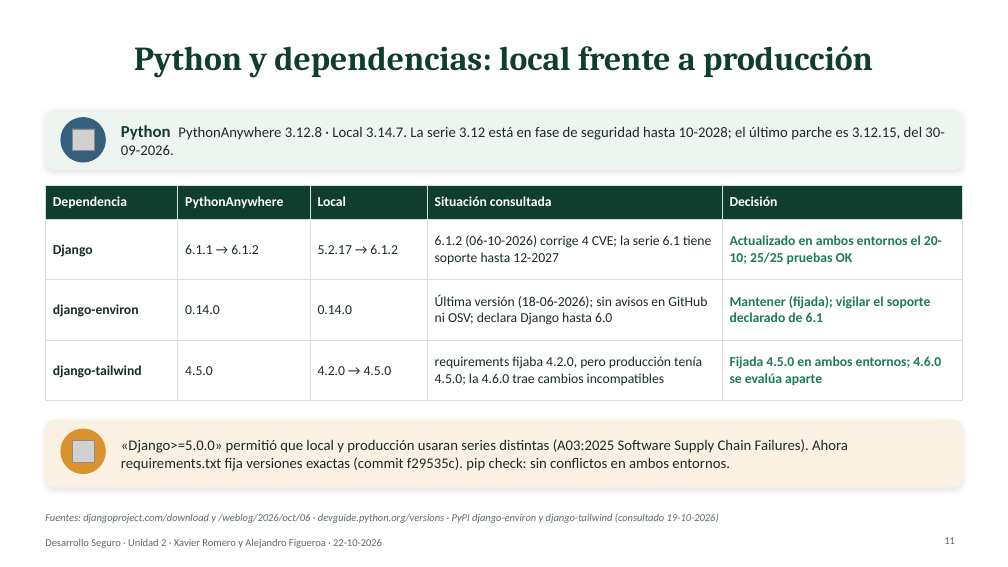
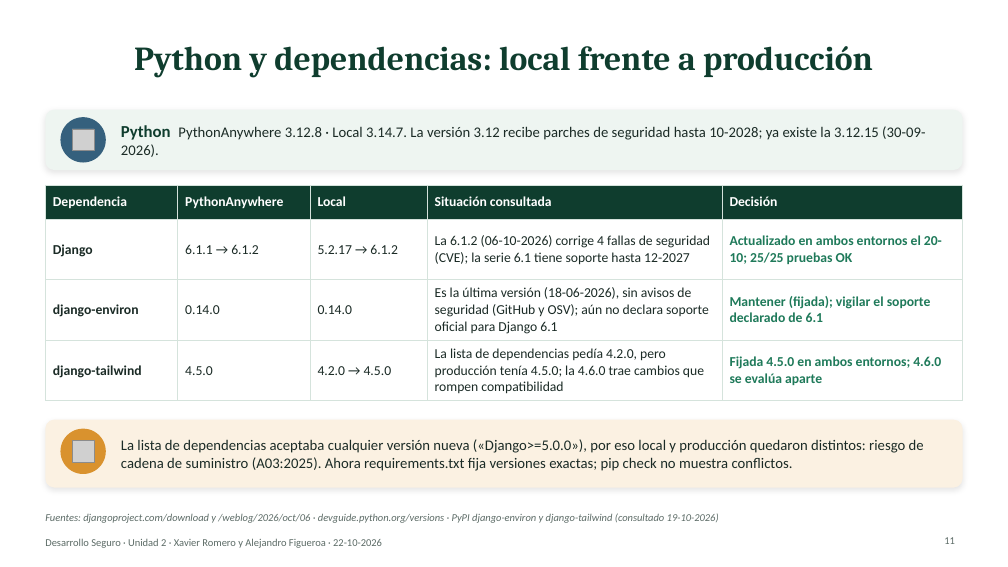
Before and after one commit to xaviiromf/desarrollo-seguro-10-09, a slide deck: slide 11 of evaluacion_u2/Presentacion_U2_Desarrollo_Seguro.pptx. Drawn at 1008x567 pixels with LibreOffice and Linux fonts; fonts in the diff are those of the drawing; grey boxes stand for pictures. Boxes give left, top, right and bottom in pixels: in the first picture for what was removed or moved away, otherwise in the second. Text is boxed around its words. In the diff, an @@ line names an element or a change of style, - is before the commit and + after.

Commit message:
docs: simplify deck wording, drop criteria and commit refs, generate script and prep guide from guion.json

```diff
--- a/evaluacion_u2/Presentacion_U2_Desarrollo_Seguro.pptx
+++ b/evaluacion_u2/Presentacion_U2_Desarrollo_Seguro.pptx
@@ text at box(121, 125, 925, 157): text changed @@
-Python PythonAnywhere 3.12.8 · Local 3.14.7. La serie 3.12 está en fase de seguridad hasta 10-2028; el último parche es 3.12.15, del 30-09-2026.
+Python PythonAnywhere 3.12.8 · Local 3.14.7. La versión 3.12 recibe parches de seguridad hasta 10-2028; ya existe la 3.12.15 (30-09-2026).
@@ table at box(45, 185, 963, 398) @@
-row 2, column 4: 6.1.2 (06-10-2026) corrige 4 CVE; la serie 6.1 tiene soporte hasta 12-2027
+row 2, column 4: La 6.1.2 (06-10-2026) corrige 4 fallas de seguridad (CVE); la serie 6.1 tiene soporte hasta 12-2027
-row 3, column 4: Última versión (18-06-2026); sin avisos en GitHub ni OSV; declara Django hasta 6.0
+row 3, column 4: Es la última versión (18-06-2026), sin avisos de seguridad (GitHub y OSV); aún no declara soporte oficial para Django 6.1
-row 4, column 4: requirements fijaba 4.2.0, pero producción tenía 4.5.0; la 4.6.0 trae cambios incompatibles
+row 4, column 4: La lista de dependencias pedía 4.2.0, pero producción tenía 4.5.0; la 4.6.0 trae cambios que rompen compatibilidad
@@ text at box(121, 439, 924, 471): text changed @@
-«Django>=5.0.0» permitió que local y producción usaran series distintas (A03:2025 Software Supply Chain Failures). Ahora requirements.txt fija versiones exactas (commit f29535c). pip check: sin conflictos en ambos entornos.
+La lista de dependencias aceptaba cualquier versión nueva («Django>=5.0.0»), por eso local y producción quedaron distintos: riesgo de cadena de suministro (A03:2025). Ahora requirements.txt fija versiones exactas; pip check no muestra conflictos.
```
Also in this commit, not shown: 13 other slides changed, 5 other files.
